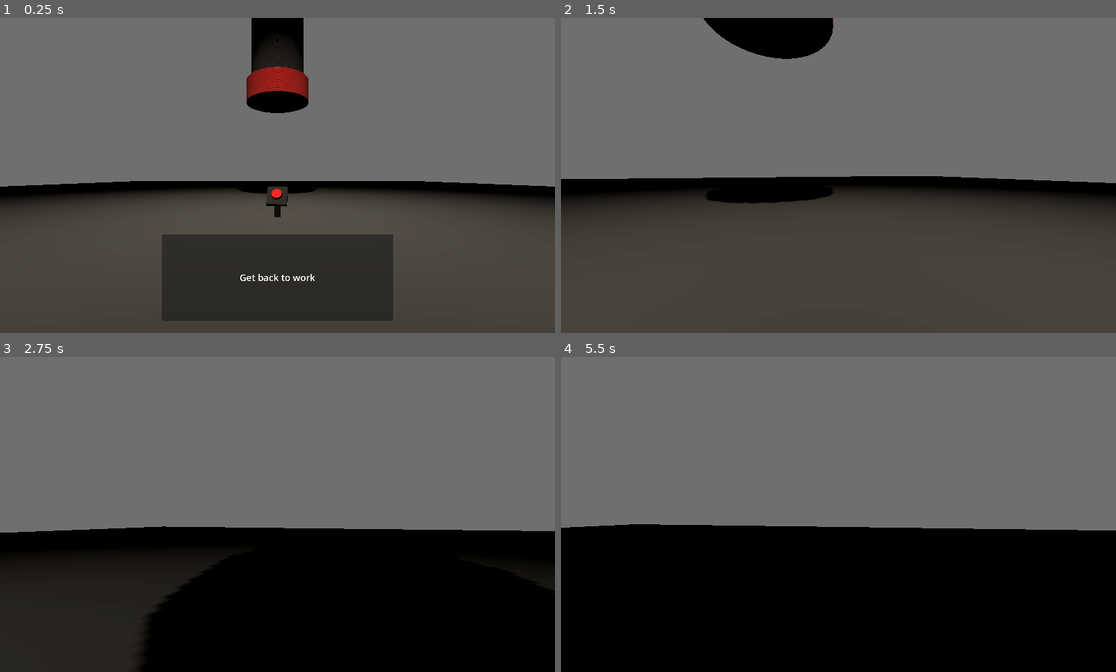
Above: before the commit, frames 1-4 (two rows, left to right).
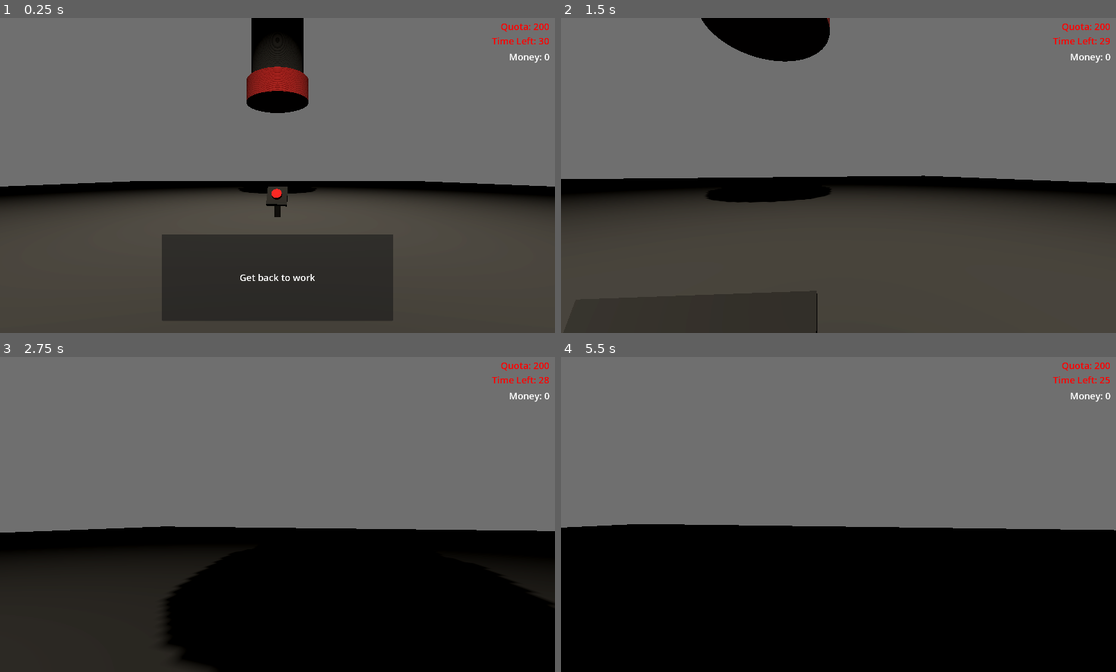
Above: after the commit, the same moments.

Repository: c0sx/ld58
Game: Godot game, scene res://scenes/main.tscn
Same seed, same stepped clock (60 frames per second), same inputs: the game is played once before the commit and once after it.
Inputs (mouse positions are in pixels of both pictures, inside the frame that each line leads up to):
- Up to frame 1 (0.25 s): no input
- Up to frame 2 (1.5 s): tap Enter at 0.5 s; move the mouse to (832, 181) at 0.52 s; hold E (interact) 0.53-1.28 s; hold W (move_forward) from 0.53 s (still down); move the mouse to (877, 178) at 1.27 s; tap E (interact) at 1.35 s
- Up to frame 3 (2.75 s): keep holding W (move_forward); move the mouse to (233, 511) at 2.02 s; hold E (interact) from 2.03 s (still down)
- Up to frame 4 (5.5 s): move the mouse to (844, 514) at 2.77 s; release W (move_forward) at 2.78 s; release E (interact) at 2.78 s; hold A (move_left) 2.78-3.53 s; tap E (interact) at 2.85, 4.35 s; move the mouse to (816, 508) at 3.52 s; hold E (interact) 3.53-4.28 s; hold W (move_forward) from 3.53 s (still down); tap Space at 4.25 s; move the mouse to (866, 514) at 4.27 s; move the mouse to (810, 514) at 5.02 s; hold E (interact) from 5.03 s (still down)

The runs differ from the first frame. In frame 1, 0.2% of the frame differs, in the area x 88-99%, y 1-15%; in frame 2, 0.6%; in frame 3, 1.4%, in the area x 2-100%, y 1-100%; in frame 4, 0.4%.

Commit message:
core loop

Diff:
--- /dev/null
+++ b/loot-item/loot-item.gd
@@ -0,0 +1,73 @@
+class_name LootItem
+extends Node3D
+
+@export var reward_approx: float = 100
+@export var pick_duration: float = 1.5
+
+@onready var _picking_area: Area3D = $Area3D
+@onready var _sprite: Sprite3D = $Sprite3D
+@onready var _sub_viewport: SubViewport = $SubViewport
+@onready var _progress_bar: ProgressBar = $SubViewport/Control/ProgressBar
+
+var _is_picking = false
+var _picking_time = 0.0
+var _player
+
+func _ready() -> void:
+	_picking_area.body_entered.connect(_on_enter)
+	_picking_area.body_exited.connect(_on_exit)
+
+func _process(delta: float) -> void:
+	if not _is_picking:
+		return
+
+	var progress = _pick_progress(delta)
+	if progress >= 1:
+		_pick_complete()
+
+func _on_enter(body) -> void:
+	if not body is Player:
+		return
+
+	_player = body
+	_pick_start()
+
+func _on_exit(body) -> void:
+	if not body is Player:
+		return
+
+	_pick_cancel()
+
+func _pick_start() -> void:
+	_is_picking = true
+	_picking_time = 0.0
+
+	_sprite.texture = _sub_viewport.get_texture()
+	_sprite.visible = true
+
+func _pick_progress(delta: float) -> float:
+	_picking_time = clamp(_picking_time + delta, 0.0, pick_duration)
+	var progress = _picking_time / pick_duration
+	_progress_bar.value = progress * 100
+
+	return progress
+
+func _pick_complete() -> void:
+	_is_picking = false
+	_sprite.visible = false
+
+	if _player:
+		var reward = _calc_reward()
+		_player.give_reward(reward)
+
+	get_parent().remove_child(self)
+
+func _pick_cancel() -> void:
+	_is_picking = false
+	_sprite.visible = false
+	_player = null
+
+func _calc_reward() -> float:
+	var diff = reward_approx / 2
+
+	return randf_range(reward_approx - diff, reward_approx + diff)
--- a/loot-item/loot-item.tscn
+++ b/loot-item/loot-item.tscn
@@ -1,18 +1,58 @@
-[gd_scene load_steps=3 format=3 uid="uid://d30t0f1qjqfjd"]
+[gd_scene load_steps=5 format=3 uid="uid://d30t0f1qjqfjd"]
+
+[ext_resource type="Script" path="res://loot-item/loot-item.gd" id="1_ujbwt"]
+
+[sub_resource type="BoxShape3D" id="BoxShape3D_x15mb"]
 
 [sub_resource type="BoxMesh" id="BoxMesh_ca3ry"]
 
-[sub_resource type="BoxShape3D" id="BoxShape3D_x15mb"]
+[sub_resource type="CylinderShape3D" id="CylinderShape3D_xlr6b"]
 
-[node name="LootItem" type="Node3D"]
-transform = Transform3D(0.5, 0, 0, 0, 0.5, 0, 0, 0, 0.5, 0, 0, 0)
+[node name="LootItem" type="RigidBody3D"]
+script = ExtResource("1_ujbwt")
 
-[node name="RigidBody3D" type="RigidBody3D" parent="."]
-can_sleep = false
+[node name="CollisionShape3D" type="CollisionShape3D" parent="."]
+shape = SubResource("BoxShape3D_x15mb")
 
-[node name="MeshInstance3D" type="MeshInstance3D" parent="RigidBody3D"]
+[node name="MeshInstance3D" type="MeshInstance3D" parent="."]
 mesh = SubResource("BoxMesh_ca3ry")
-skeleton = NodePath("../..")
 
-[node name="CollisionShape3D" type="CollisionShape3D" parent="RigidBody3D"]
-shape = SubResource("BoxShape3D_x15mb")
+[node name="Area3D" type="Area3D" parent="."]
+transform = Transform3D(1.5, 0, 0, 0, 1.5, 0, 0, 0, 1.5, 0, 0, 0)
+
+[node name="CollisionShape3D" type="CollisionShape3D" parent="Area3D"]
+shape = SubResource("CylinderShape3D_xlr6b")
+
+[node name="Sprite3D" type="Sprite3D" parent="."]
+billboard = 1
+no_depth_test = true
+
+[node name="SubViewport" type="SubViewport" parent="."]
+disable_3d = true
+transparent_bg = true
+gui_disable_input = true
+size = Vector2i(256, 100)
+render_target_update_mode = 4
+
+[node name="Control" type="Control" parent="SubViewport"]
+layout_mode = 3
+anchors_preset = 15
+anchor_right = 1.0
+anchor_bottom = 1.0
+offset_right = -56.0
+grow_horizontal = 2
+grow_vertical = 2
+
+[node name="ProgressBar" type="ProgressBar" parent="SubViewport/Control"]
+layout_mode = 1
+anchors_preset = 8
+anchor_left = 0.5
+anchor_top = 0.5
+anchor_right = 0.5
+anchor_bottom = 0.5
+offset_left = -100.0
+offset_top = -13.5
+offset_right = 100.0
+offset_bottom = 13.5
+grow_horizontal = 2
+grow_vertical = 2
--- a/player/player.gd
+++ b/player/player.gd
@@ -3,21 +3,25 @@
 
 @export_group("Player")
 @export var player_speed: int = 10
+@export var player_pick_duration: float = 1.5
 
 @export_group("Mouse")
 @export var mouse_sensitivity = 0.2
 
 @onready var camera: Camera3D = $Camera3D
 
+signal money_changed(value: float)
+
 var _rotation: Vector3 = Vector3.ZERO
-var _target_velocity: Vector3 = Vector3.ZERO
 var _vertical_looking_limit: int = 60
 var _interactable: Node3D
+
+var _money: float = 0.0
 
 func _ready() -> void:
 	Input.set_mouse_mode(Input.MOUSE_MODE_CAPTURED)
 
-func _physics_process(delta: float) -> void:
+func _physics_process(_delta: float) -> void:
 	var input_dir = Input.get_vector("move_left", "move_right", "move_forward", "move_back")
 	var direction = (transform.basis * Vector3(input_dir.x, 0, input_dir.y)).normalized()
 
@@ -45,5 +49,19 @@
 	_interactable = interactable
 
 func _interact() -> void:
-	if _interactable and "interact" in _interactable:
+	if not _interactable:
+		return
+
+	if _interactable is TubeButton:
 		_interactable.interact()
+
+func give_reward(value: int) -> void:
+	_money += value
+	emit_signal("money_changed", _money)
+
+func has_enough_money(value: float) -> bool:
+	return _money >= value
+
+func withdraw_money(value: float) -> void:
+	_money -= value
+	emit_signal("money_changed", _money)
--- /dev/null
+++ b/quota/quota.gd
@@ -0,0 +1,40 @@
+class_name Quota
+extends Node3D
+
+@export var quota_timer: float = 10.0
+@export var quota_value: float = 200.0
+
+@onready var _timer: Timer = $Timer
+@onready var _total_timer: Timer = $QuotaTimer
+
+var _current_time: float = 0.0
+
+signal quota_changed
+signal quota_timer_tick
+signal quota_timer_completed
+
+func _ready() -> void:
+	_timer.timeout.connect(_on_tick)
+	_total_timer.timeout.connect(_on_finish)
+
+	_total_timer.wait_time = quota_timer
+
+func start() -> void:
+	_current_time = 0.0
+
+	_timer.start()
+	_total_timer.start()
+
+func next_quota() -> void:
+	quota_value *= 1.5
+	emit_signal("quota_changed", self)
+
+func _on_tick() -> void:
+	_current_time += 1
+	emit_signal('quota_timer_tick', quota_timer - _current_time)
+
+func _on_finish() -> void:
+	_total_timer.stop()
+	_timer.stop()
+	_current_time = 0.0
+	emit_signal('quota_timer_completed')
--- /dev/null
+++ b/quota/quota.tscn
@@ -0,0 +1,11 @@
+[gd_scene load_steps=2 format=3 uid="uid://dsve5jxi3op64"]
+
+[ext_resource type="Script" path="res://quota/quota.gd" id="1_co7yq"]
+
+[node name="Quota" type="Node3D"]
+script = ExtResource("1_co7yq")
+
+[node name="Timer" type="Timer" parent="."]
+process_mode = 3
+
+[node name="QuotaTimer" type="Timer" parent="."]
--- a/scenes/main-scene.gd
+++ b/scenes/main-scene.gd
@@ -5,6 +5,7 @@
 @onready var _player: Player = $Player
 @onready var _button: TubeButton = $TubeButton
 @onready var _tube: Tube = $Tube
+@onready var _quota: Quota = $Quota
 
 var _first_interacted = false
 
@@ -16,7 +17,16 @@
 	_button.exit_button_area.connect(_on_exit_button_area)
 	_button.pressed.connect(_on_button_pressed)
 
+	_player.money_changed.connect(_on_money_changed)
+
+	_quota.quota_changed.connect(_on_quota_changed)
+	_quota.quota_timer_tick.connect(_on_quota_timer_tick)
+	_quota.quota_timer_completed.connect(_on_quota_timer_completed)
+
 	_ui.welcome_message()
+	_ui.update_quota_value(_quota.quota_value)
+	_ui.update_quota_timer(_quota.quota_timer)
+	_quota.start()
 
 func _on_enter_working_zone() -> void:
 	_ui.hide_message()
@@ -37,3 +47,26 @@
 		_ui.hide_message()
 
 	_tube.spawn()
+
+func _on_money_changed(value: float) -> void:
+	_ui.update_money_value(value)
+
+	var current_quota = _quota.quota_value
+	_ui.update_quota_reached(value >= current_quota)
+
+func _on_quota_changed(quota: Quota) -> void:
+	_ui.update_quota_value(quota.quota_value)
+	_ui.update_quota_timer(quota.quota_timer)
+
+func _on_quota_timer_tick(remaining: float) -> void:
+	_ui.update_quota_timer(remaining)
+
+func _on_quota_timer_completed() -> void:
+	var quota_value = _quota.quota_value
+	if _player.has_enough_money(quota_value):
+		_player.withdraw_money(quota_value)
+		_quota.next_quota()
+		_quota.start()
+	else:
+		print("Game over")
+		get_tree().quit()
--- a/scenes/main.tscn
+++ b/scenes/main.tscn
@@ -7,6 +7,7 @@
 [ext_resource type="PackedScene" uid="uid://cauq8w1d5shxk" path="res://tube-button/tube-button.tscn" id="3_u0ha8"]
 [ext_resource type="PackedScene" uid="uid://d30t0f1qjqfjd" path="res://loot-item/loot-item.tscn" id="5_67sra"]
 [ext_resource type="PackedScene" uid="uid://bfjd0cwaleh0b" path="res://ui/ui.tscn" id="6_0dwyr"]
+[ext_resource type="PackedScene" uid="uid://dsve5jxi3op64" path="res://quota/quota.tscn" id="7_mm867"]
 
 [sub_resource type="ProceduralSkyMaterial" id="ProceduralSkyMaterial_tcvn7"]
 sky_horizon_color = Color(0.64625, 0.65575, 0.67075, 1)
@@ -70,5 +71,8 @@
 [node name="TubeButton" parent="." instance=ExtResource("3_u0ha8")]
 transform = Transform3D(-0.223795, 0, -0.974636, 0, 1, 0, 0.974636, 0, -0.223795, 2.08165e-12, 2.08165e-12, 10)
 
+[node name="Quota" parent="." instance=ExtResource("7_mm867")]
+quota_timer = 30.0
+
 [node name="UI" parent="." instance=ExtResource("6_0dwyr")]
 mouse_filter = 1
--- a/tube-button/tube-button.tscn
+++ b/tube-button/tube-button.tscn
@@ -1,7 +1,9 @@
-[gd_scene load_steps=12 format=3 uid="uid://cauq8w1d5shxk"]
+[gd_scene load_steps=13 format=3 uid="uid://cauq8w1d5shxk"]
 
 [ext_resource type="Script" path="res://tube-button/tube-button.gd" id="1_xfi7o"]
 [ext_resource type="Texture2D" uid="uid://r0eq325ug4y7" path="res://tube-button/cursoraseprite.png" id="2_ecso0"]
+
+[sub_resource type="CylinderShape3D" id="CylinderShape3D_unqll"]
 
 [sub_resource type="CylinderMesh" id="CylinderMesh_vg6b1"]
 
@@ -38,6 +40,11 @@
 [node name="TubeButton" type="Node3D"]
 script = ExtResource("1_xfi7o")
 
+[node name="StaticBody3D" type="StaticBody3D" parent="."]
+
+[node name="CollisionShape3D" type="CollisionShape3D" parent="StaticBody3D"]
+shape = SubResource("CylinderShape3D_unqll")
+
 [node name="MeshInstance3D2" type="MeshInstance3D" parent="."]
 transform = Transform3D(0.3, 0, 0, 0, 0.5, 0, 0, 0, 0.3, 2.08165e-12, 0.5, 2.08165e-12)
 mesh = SubResource("CylinderMesh_vg6b1")
--- a/ui/ui.gd
+++ b/ui/ui.gd
@@ -1,27 +1,42 @@
 class_name MainSceneUI
 extends Control
 
-@onready var message: Panel = $MessagePanel
-@onready var label: Label = $MessagePanel/Label
-
-var _timer
+@onready var _message: Panel = $MessagePanel
+@onready var _label: Label = $MessagePanel/Label
+@onready var _money: Label = $Money
+@onready var _quota: Label = $Quota
+@onready var _timer: Label = $TimeLeft
 
 func _ready() -> void:
-	#message.visible = false
-	pass
+	_message.visible = false
 
 func render_return_to_the_working_zone_message() -> void:
-	label.text = "Return to the working zone"
-	message.visible = true
+	_label.text = "Return to the working zone"
+	_message.visible = true
 
 func welcome_message() -> void:
-	label.text = "Get back to work"
-	message.visible = true
+	_label.text = "Get back to work"
+	_message.visible = true
 
 func render_interact_message() -> void:
-	label.text = "Press 'E'"
-	message.visible = true
+	_label.text = "Press 'E'"
+	_message.visible = true
 
 func hide_message() -> void:
-	message.visible = false
-	label.text = ""
+	_message.visible = false
+	_label.text = ""
+
+func update_money_value(value: float) -> void:
+	_money.text = "Money: " + str(int(value))
+
+func update_quota_value(value: float) -> void:
+	_quota.text = "Quota: " + str(int(value))
+
+func update_quota_reached(value: bool) -> void:
+	if value:
+		_quota.add_theme_color_override("font_color", Color(0, 1, 0, 1))
+	else:
+		_quota.add_theme_color_override("font_color", Color(1, 0, 0, 1))
+
+func update_quota_timer(value: float) -> void:
+	_timer.text = "Time Left: " + str(int(value))
--- a/ui/ui.tscn
+++ b/ui/ui.tscn
@@ -9,6 +9,7 @@
 anchor_bottom = 1.0
 grow_horizontal = 2
 grow_vertical = 2
+mouse_filter = 2
 script = ExtResource("1_aqu2k")
 
 [node name="MessagePanel" type="Panel" parent="."]
@@ -25,6 +26,7 @@
 grow_horizontal = 2
 grow_vertical = 0
 pivot_offset = Vector2(2.08165e-12, 2.08165e-12)
+mouse_filter = 2
 
 [node name="Label" type="Label" parent="MessagePanel"]
 layout_mode = 1
@@ -37,3 +39,52 @@
 text = "Test"
 horizontal_alignment = 1
 vertical_alignment = 1
+
+[node name="Money" type="Label" parent="."]
+layout_mode = 1
+anchors_preset = 1
+anchor_left = 1.0
+anchor_right = 1.0
+offset_left = -219.0
+offset_top = 110.0
+offset_right = -19.0
+offset_bottom = 160.0
+grow_horizontal = 0
+theme_override_font_sizes/font_size = 32
+text = "Money: 0"
+horizontal_alignment = 2
+vertical_alignment = 1
+
+[node name="Quota" type="Label" parent="."]
+layout_mode = 1
+anchors_preset = 1
+anchor_left = 1.0
+anchor_right = 1.0
+offset_left = -220.0
+offset_top = 5.0
+offset_right = -20.0
+offset_bottom = 55.0
+grow_horizontal = 0
+theme_override_colors/font_color = Color(1, 0, 0, 1)
+theme_override_colors/font_outline_color = Color(1, 1, 1, 1)
+theme_override_font_sizes/font_size = 32
+text = "Quota: 200"
+horizontal_alignment = 2
+vertical_alignment = 1
+
+[node name="TimeLeft" type="Label" parent="."]
+layout_mode = 1
+anchors_preset = 1
+anchor_left = 1.0
+anchor_right = 1.0
+offset_left = -220.0
+offset_top = 55.0
+offset_right = -20.0
+offset_bottom = 105.0
+grow_horizontal = 0
+theme_override_colors/font_color = Color(1, 0, 0, 1)
+theme_override_font_sizes/font_size = 32
+text = "Time Left: 0
+"
+horizontal_alignment = 2
+vertical_alignment = 1
--- a/work-zone/work-zone.gd
+++ b/work-zone/work-zone.gd
@@ -16,7 +16,6 @@
 	working_area.body_exited.connect(_on_exit)
 
 	collision_area.scale = Vector3(radius, radius, radius)
-
 
 func _on_enter(body) -> void:
 	if not body is Player:
@@ -37,8 +36,8 @@
 	material.transparency = BaseMaterial3D.TRANSPARENCY_ALPHA
 
 	area_mesh = CSGTorus3D.new()
-	area_mesh.inner_radius = radius / 2
-	area_mesh.outer_radius = radius / 2 + 0.05
+	area_mesh.inner_radius = radius / 2.0
+	area_mesh.outer_radius = radius / 2.0 + 0.05
 	area_mesh.material_override = material
 	add_child(area_mesh)
 
Not shown: 1 places in scenes/main.tscn that only renumber resources
